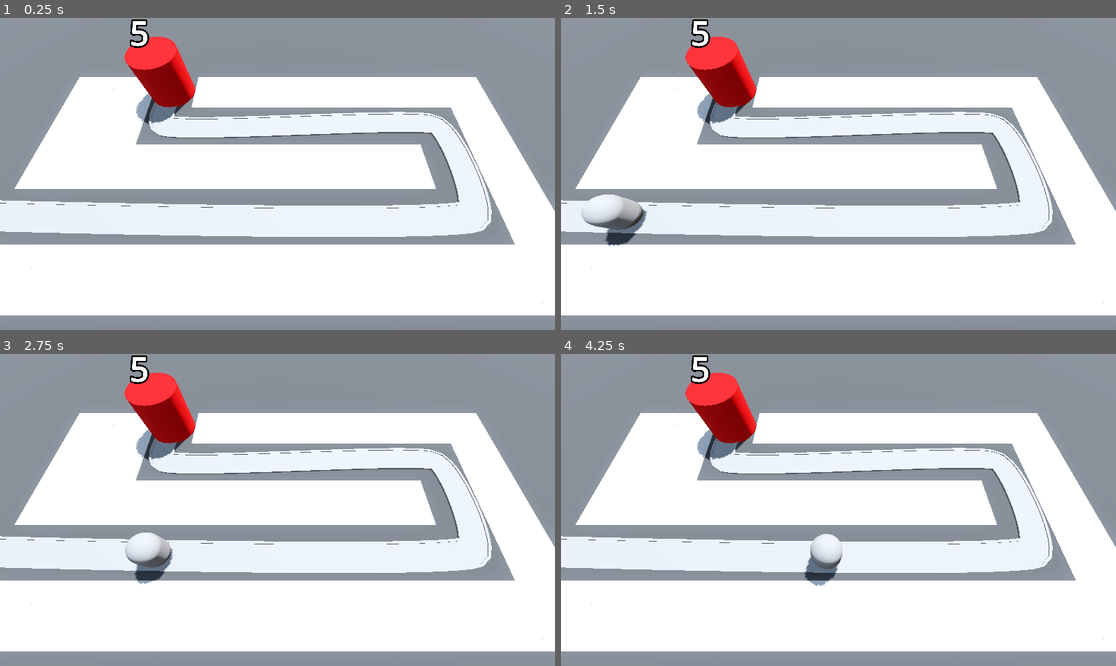
Above: before the commit, frames 1-4 (two rows, left to right).
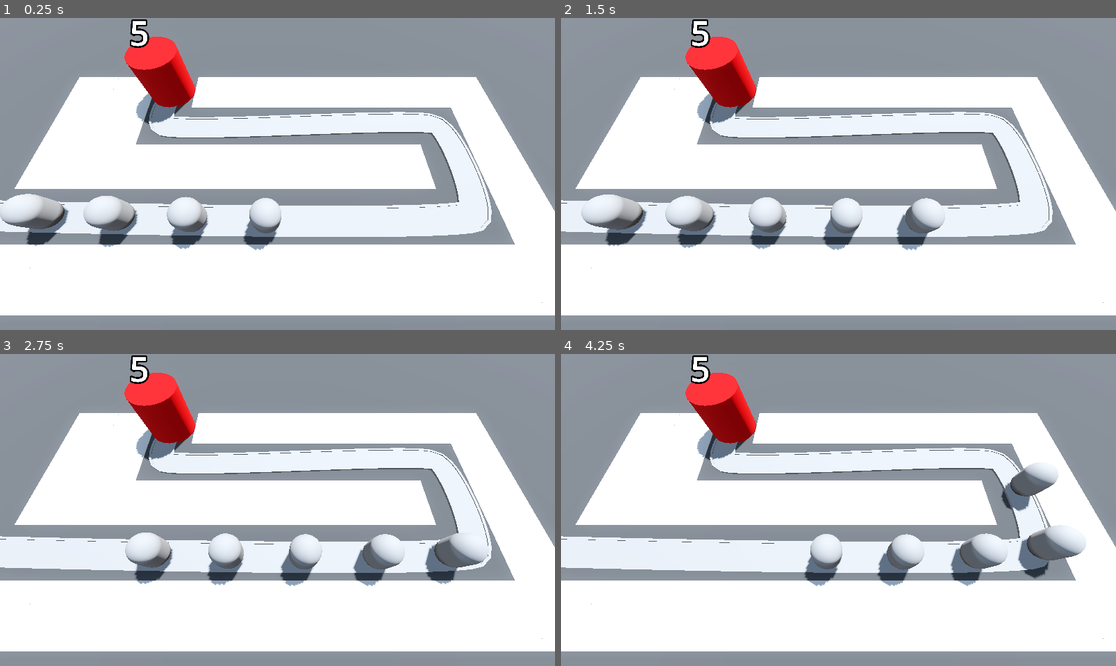
Above: after the commit, the same moments.

Repository: t04glovern/TinyTowerDefense
Game: Godot game, scene res://Levels/BaseLevel.tscn
Two runs of this game, one before a commit and one after it. Both use one fixed random seed, a clock stepped at 60 frames per second and the inputs below.
Inputs:
- Up to frame 1 (0.25 s): no input
- Up to frame 2 (1.5 s): no input
- Up to frame 3 (2.75 s): no input
- Up to frame 4 (4.25 s): no input

The runs differ from the first frame. In frame 1, 3.2% of the frame differs, in the area x 0-51%, y 56-75%; in frame 2, 2.9%; in frame 3, 3.1%; in frame 4, 3.7%, in the area x 56-95%, y 34-75%.

Commit message:
39: Introducing Properties

Diff:
--- a/Base/base.gd
+++ b/Base/base.gd
@@ -3,14 +3,21 @@
 
 @export var max_health: int = 5
 
+var current_health: int:
+    set(health_in):
+        current_health = health_in
+        print("Health was changed")
+        label_3d.text = str(current_health)
+        if current_health < 1:
+            get_tree().reload_current_scene()
+
 @onready var label_3d: Label3D = $Label3D
 
 
 func _ready() -> void:
-    label_3d.text = str(max_health)
+    current_health = max_health
 
 
 func take_damage() -> void:
     print("Damage dealt to base!")
-    max_health -= 1
-    label_3d.text = str(max_health)
+    current_health -= 1
--- a/Levels/BaseLevel.tscn
+++ b/Levels/BaseLevel.tscn
@@ -98,4 +98,20 @@
 [node name="Enemy" parent="Path3D" instance=ExtResource("2_f3fgo")]
 transform = Transform3D(-4.37107e-08, 0, -0.999984, 0, 1, 0, 0.999984, 0, -4.37107e-08, -22, 0, 6)
 
+[node name="Enemy2" parent="Path3D" instance=ExtResource("2_f3fgo")]
+transform = Transform3D(-0.0240075, 0, -0.999696, 0, 1, 0, 0.999696, 0, -0.0240075, -17.0018, 0, 6.12903)
+progress = 5.0
+
+[node name="Enemy3" parent="Path3D" instance=ExtResource("2_f3fgo")]
+transform = Transform3D(-0.0206488, 0, -0.999771, 0, 1, 0, 0.999771, 0, -0.0206488, -12.003, 0, 6.2408)
+progress = 10.0
+
+[node name="Enemy4" parent="Path3D" instance=ExtResource("2_f3fgo")]
+transform = Transform3D(-0.0166663, 0, -0.999845, 0, 1, 0, 0.999845, 0, -0.0166663, -7.00381, 0, 6.33448)
+progress = 15.0
+
+[node name="Enemy5" parent="Path3D" instance=ExtResource("2_f3fgo")]
+transform = Transform3D(-0.0112952, 0, -0.99992, 0, 1, 0, 0.99992, 0, -0.0112952, -2.00431, 0, 6.40519)
+progress = 20.0
+
 [node name="Base" parent="." instance=ExtResource("3_pct4n")]
